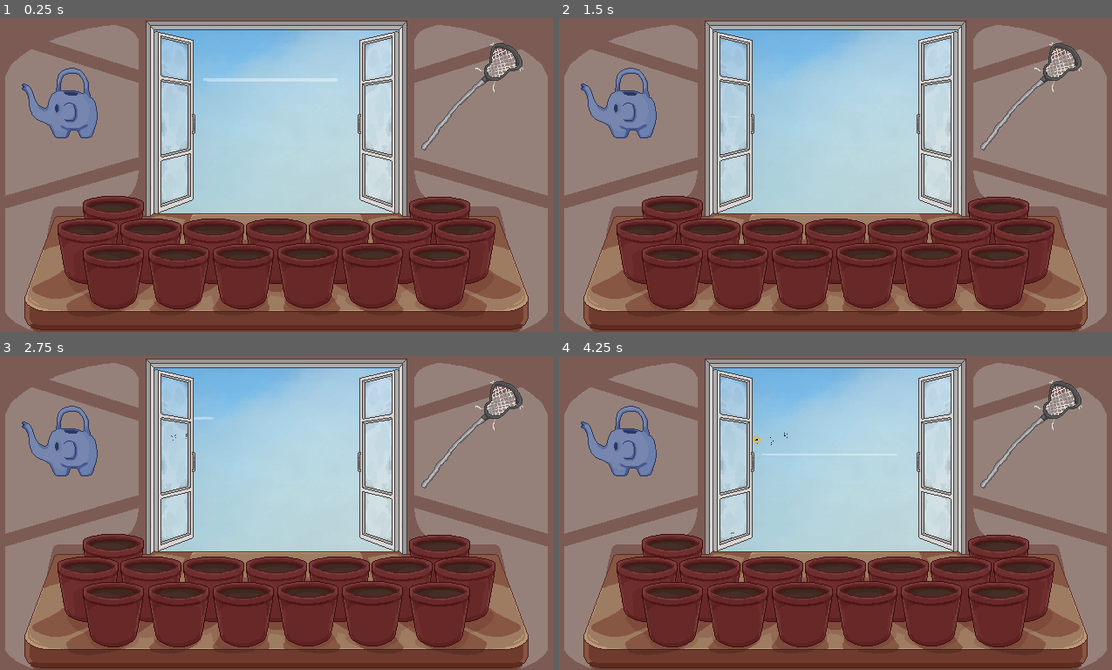
Above: before the commit, frames 1-4 (two rows, left to right).
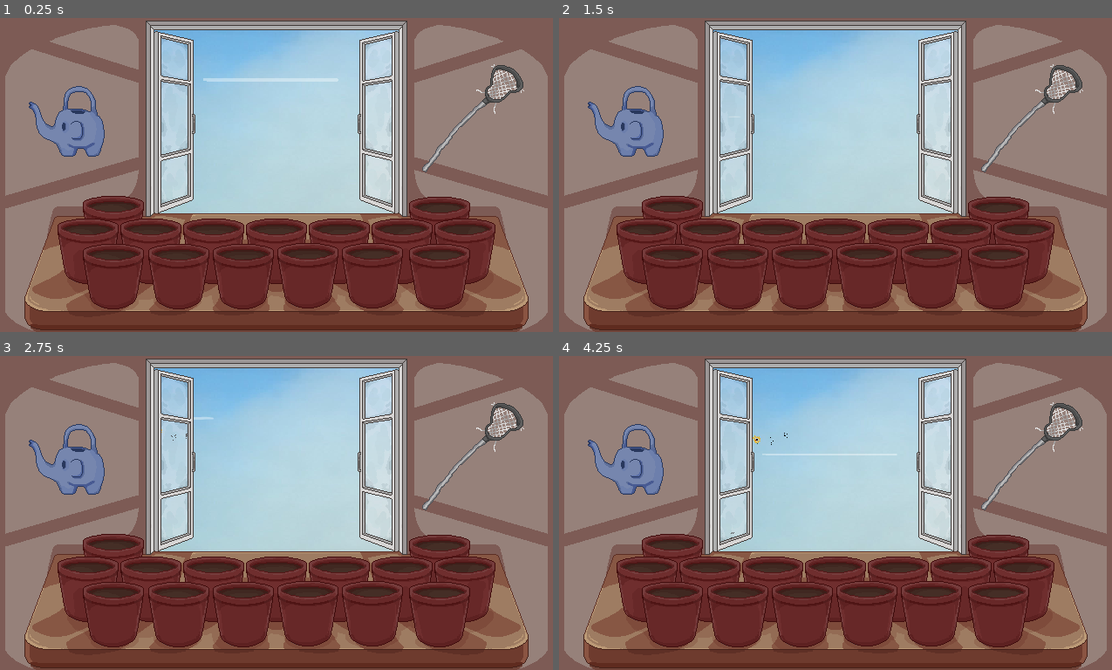
Above: after the commit, the same moments.

Repository: Hbox2000/SaturdayCheese-GameJam
Game: Godot game, scene res://Scenes/game.tscn
Two runs of this game, one before a commit and one after it. Both use one fixed random seed, a clock stepped at 60 frames per second and the inputs below.
Inputs (mouse positions are in pixels of both pictures, inside the frame that each line leads up to):
- Up to frame 1 (0.25 s): no input
- Up to frame 2 (1.5 s): tap Enter at 0.5 s; move the mouse to (957, 159) at 0.52 s; press the mouse at (957, 159) at 0.53 s; tap Space at 1.25 s; move the mouse to (724, 190) at 1.27 s; release the mouse at (724, 190) at 1.28 s; hold Left (ui_left) from 1.28 s (still down); click (724, 190) at 1.35 s
- Up to frame 3 (2.75 s): tap Enter at 2 s; move the mouse to (331, 443) at 2.02 s; release Left (ui_left) at 2.03 s; press the mouse at (331, 443) at 2.03 s; right-click (331, 443) at 2.1 s
- Up to frame 4 (4.25 s): tap Space at 2.75 s; move the mouse to (807, 575) at 2.77 s; release the mouse at (807, 575) at 2.78 s; click (807, 575) at 2.85 s; tap Enter at 3.5 s; move the mouse to (1001, 560) at 3.52 s; press the mouse at (1001, 560) at 3.53 s; hold Left (ui_left) from 3.53 s (still down)

The runs differ from the first frame. In frame 1, 3.1% of the frame differs, in the area x 3-95%, y 7-50%; in frame 2, 3.1%; in frame 3, 3.1%; in frame 4, 3.1%.

Commit message:
Animations and adjusted tool pos
Same as title lol

Diff:
--- a/Scenes/game.tscn
+++ b/Scenes/game.tscn
@@ -224,7 +224,7 @@
 position = Vector2(186, 42)
 
 [node name="Net" parent="." unique_id=371491515 instance=ExtResource("4_3dryh")]
-position = Vector2(224, -90)
+position = Vector2(180, -56)
 
 [node name="WindyBackground" type="AnimatedSprite2D" parent="." unique_id=1827897407]
 position = Vector2(0, -61)
@@ -232,4 +232,4 @@
 frame_progress = 0.4956347
 
 [node name="WateringCan" parent="." unique_id=321682570 instance=ExtResource("38_6uxt2")]
-position = Vector2(-237, -77)
+position = Vector2(-256, -117)
--- a/Scenes/net.tscn
+++ b/Scenes/net.tscn
@@ -11,11 +11,12 @@
 script = ExtResource("2_ky24w")
 
 [node name="CollisionShape2D" type="CollisionShape2D" parent="." index="0" unique_id=1215327979]
-position = Vector2(35, -41)
+position = Vector2(80, -46)
 shape = SubResource("RectangleShape2D_ime0x")
 
 [node name="Sprite2D" type="Sprite2D" parent="." index="1" unique_id=1462248705]
+position = Vector2(45, -9)
 texture = ExtResource("3_0rmr2")
 
 [node name="SeedPlacement" type="Node2D" parent="." index="2" unique_id=745169568]
-position = Vector2(33, -39)
+position = Vector2(78, -44)
--- a/Scenes/wateringcan.tscn
+++ b/Scenes/wateringcan.tscn
@@ -5,7 +5,7 @@
 [ext_resource type="Script" uid="uid://ci4bp6lf2pv1v" path="res://Scripts/wateringCan.gd" id="2_n4qsc"]
 
 [sub_resource type="RectangleShape2D" id="RectangleShape2D_n4qsc"]
-size = Vector2(22, 40)
+size = Vector2(59, 80)
 
 [sub_resource type="AtlasTexture" id="AtlasTexture_fxu28"]
 atlas = ExtResource("2_7aw4m")
@@ -24,7 +24,12 @@
 "frames": [{
 "duration": 1.0,
 "texture": SubResource("AtlasTexture_fxu28")
+}],
+"loop": 1,
+"name": &"Idle",
+"speed": 5.0
 }, {
+"frames": [{
 "duration": 1.0,
 "texture": SubResource("AtlasTexture_7aw4m")
 }, {
@@ -32,7 +37,7 @@
 "texture": SubResource("AtlasTexture_n4qsc")
 }],
 "loop": 1,
-"name": &"default",
+"name": &"Use",
 "speed": 5.0
 }]
 
@@ -40,9 +45,13 @@
 script = ExtResource("2_n4qsc")
 
 [node name="CollisionShape2D" type="CollisionShape2D" parent="." index="0" unique_id=1300051549]
-position = Vector2(-46, -14)
+position = Vector2(-21.5, 56)
 shape = SubResource("RectangleShape2D_n4qsc")
 
 [node name="AnimatedSprite2D" type="AnimatedSprite2D" parent="." index="1" unique_id=1103865247]
-position = Vector2(-32, -29)
+position = Vector2(-5, 32)
 sprite_frames = SubResource("SpriteFrames_ime0x")
+animation = &"Idle"
+
+[node name="Timer" type="Timer" parent="." index="2" unique_id=1071020280]
+one_shot = true
--- a/Scripts/tool.gd
+++ b/Scripts/tool.gd
@@ -4,6 +4,7 @@
 @export var return_duration: float = 0.3
 
 var _original_position: Vector2
+
 var _is_following: bool = false
 var _tween: Tween
 var _can_grab : bool = true
--- a/Scripts/wateringCan.gd
+++ b/Scripts/wateringCan.gd
@@ -1,4 +1,7 @@
 extends "res://Scripts/tool.gd"
+@onready var anim: AnimatedSprite2D = $AnimatedSprite2D
+@onready var useTimer: Timer = $Timer
+
 
 func _process(delta: float) -> void:
 	if Input.is_action_just_pressed("left_click") and is_following():
@@ -6,12 +9,20 @@
 		if pot and pot.hasPlant:
 			pot.plantRef.waterPlant()
 
+			useTimer.wait_time = 1
+			useTimer.start()
+			anim.play("Use")
+
+	if useTimer.is_stopped():
+		anim.play("Idle")
+
 	super._process(delta)
 
 func _ready() -> void:
 	super._ready()
 	monitoring = true
 
+
 func _find_overlapping_pot() -> Node2D:
 	for area in get_overlapping_areas():
 		if area.is_in_group("pot"):
Not shown, changed: Assets/FinalAssets/cursor.png.import
